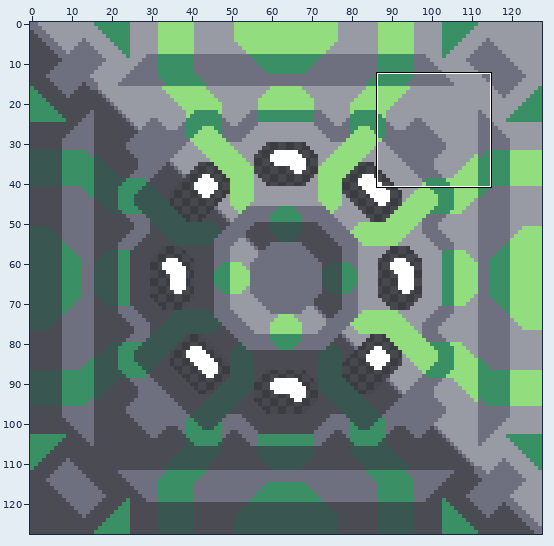
File history of a sprite sheet, sprites/blocks/production/advanced-vanilla/corrosion-chamber.png. Above, an overview of the earlier version with the close-up marked.
Close-up. Earlier state:
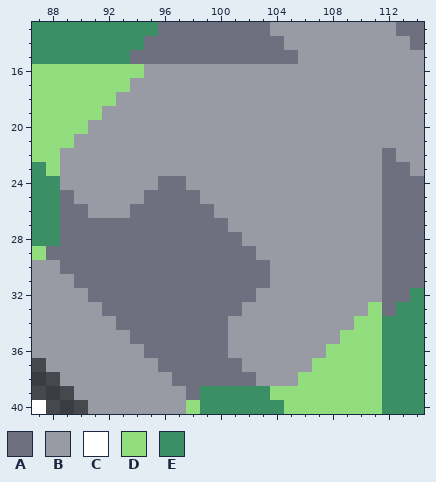
The file is 128x128 pixels. Shown: x 87..114, y 13..40. The commit also changed other parts of the picture, which this record leaves out.
Palette (. is transparent): A #6e7080  B #989aa4  C #ffffff  D #92dd7e  E #3a8f64
Pixels before, first column x 87:
13 EEEEEEEEEAAAAAAAABBBBBBBBBAA
14 EEEEEEEEAAAAAAAAAABBBBBBBBBA
15 EEEEEEEAAAAAAAAAAAABBBBBBBBB
16 DDDDDDDDBBBBBBBBBBBBBBBBBBBB
17 DDDDDDDBBBBBBBBBBBBBBBBBBBBB
18 DDDDDDBBBBBBBBBBBBBBBBBBBBBB
19 DDDDDBBBBBBBBBBBBBBBBBBBBBBB
20 DDDDBBBBBBBBBBBBBBBBBBBBBBBB
21 DDDBBBBBBBBBBBBBBBBBBBBBBBBB
22 DDBBBBBBBBBBBBBBBBBBBBBBBABB
23 EDBBBBBBBBBBBBBBBBBBBBBBBAAB
24 EEBBBBBBBAABBBBBBBBBBBBBBAAA
25 EEABBBBBAAAABBBBBBBBBBBBBAAA
26 EEAABBBAAAAAABBBBBBBBBBBBAAA
27 EEAAAAAAAAAAAABBBBBBBBBBBAAA
28 EEAAAAAAAAAAAAABBBBBBBBBBAAA
29 DAAAAAAAAAAAAAAABBBBBBBBBAAA
30 BBAAAAAAAAAAAAAAABBBBBBBBAAA
31 BBBAAAAAAAAAAAAAABBBBBBBBAAA
32 BBBBAAAAAAAAAAAABBBBBBBBBAAE
33 BBBBBAAAAAAAAAABBBBBBBBBDAEE
34 BBBBBBAAAAAAAABBBBBBBBBDDEEE
35 BBBBBBBAAAAAAABBBBBBBBDDDEEE
36 BBBBBBBBAAAAAABBBBBBBDDDDEEE
37 .BBBBBBBBAAAAAABBBBBDDDDDEEE
38 ..BBBBBBBBAAAAAABBBDDDDDDEEE
39 ...BBBBBBBBAEEEEEDDDDDDDDEEE
40 C...BBBBBBBDEEEEEEDDDDDDDEEE
New version:
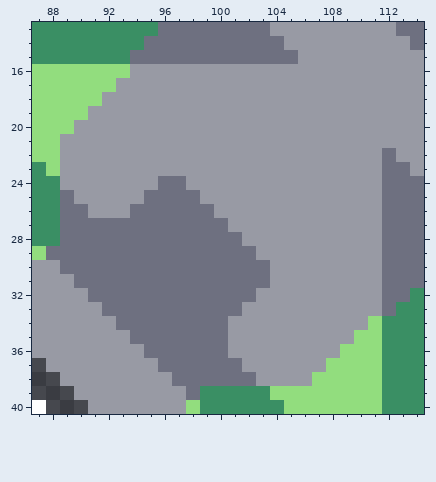
Diff:
Changed rows in their new state; - is an unchanged pixel.
first column x 89:
16 -----B
17 ----B-
18 ---B--
19 --B---
20 -B----
21 B-----
first column x 106:
33 -----B
34 ----B-
35 ---B--
36 --B---
37 -B----
38 B-----
